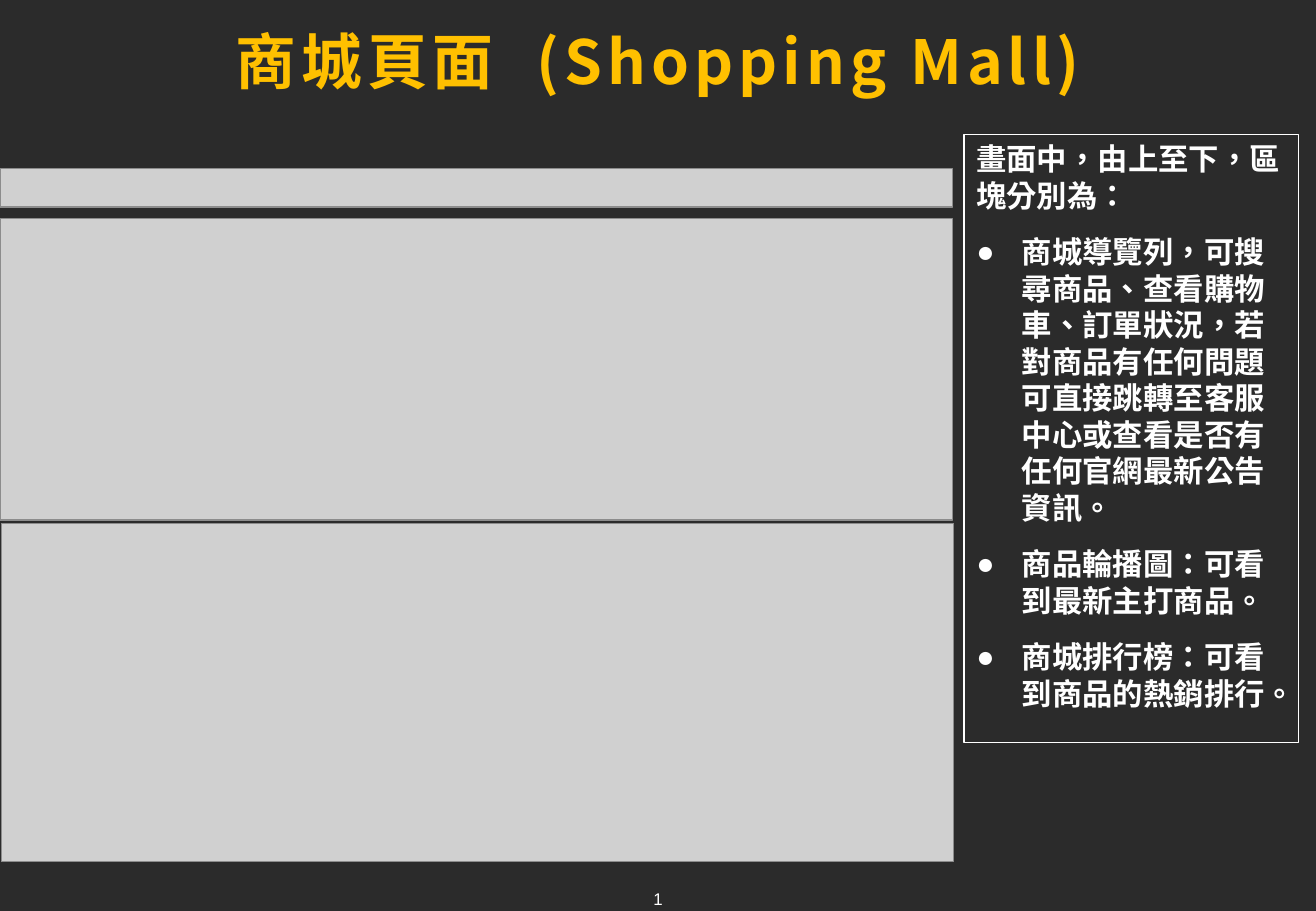
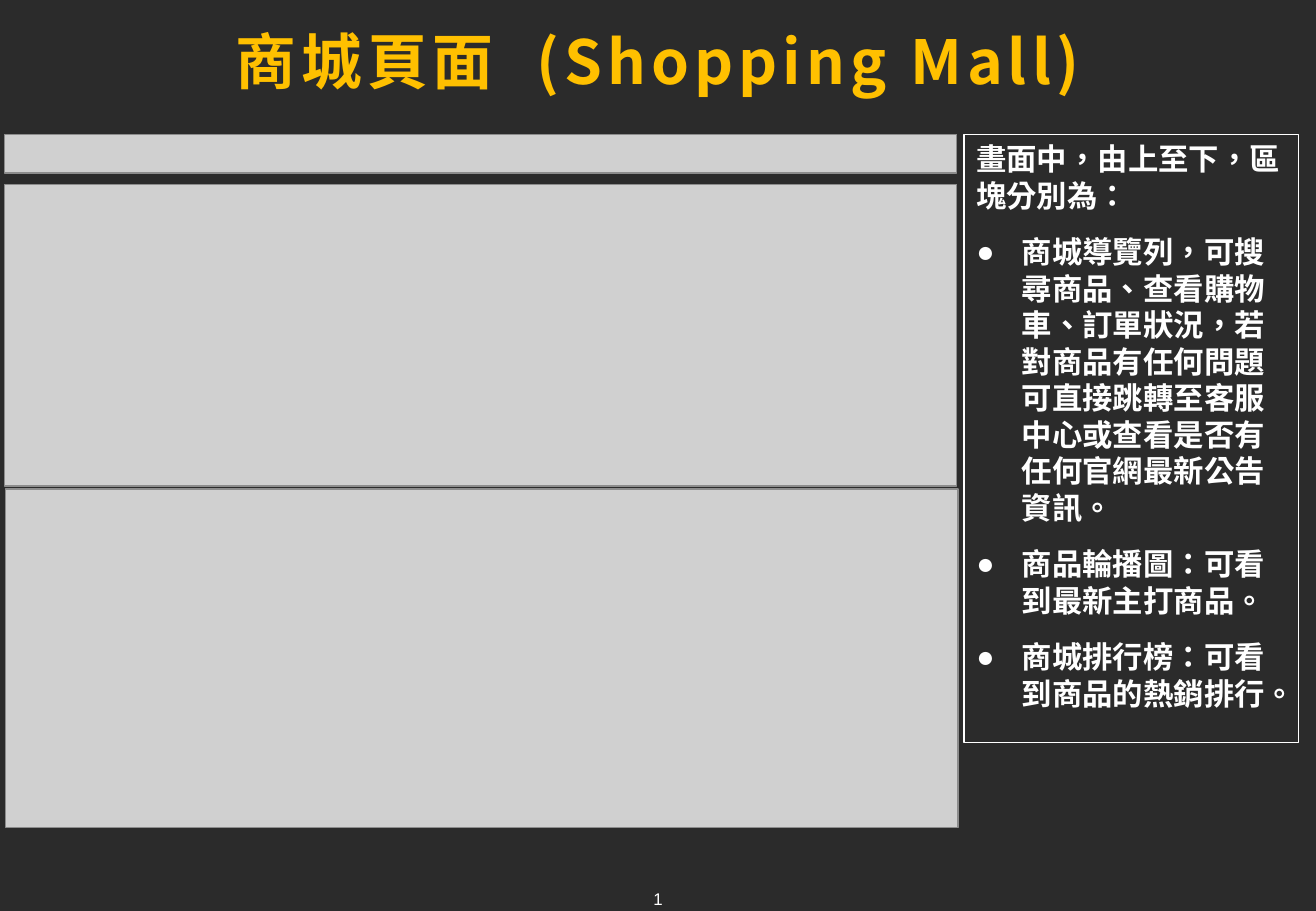
Before and after one commit to tim93009/FinalProject_GameForum, a slide deck: slide 1 of docs/ppt/chang.pptx. Drawn at 1316x911 pixels with LibreOffice and Linux fonts; fonts in the diff are those of the drawing; grey boxes stand for pictures; background and template pictures are left out; a plain dark background stands for a picture behind light text. Boxes give left, top, right and bottom in pixels: in the first picture for what was removed or moved away, otherwise in the second. Text is boxed around its words. In the diff, an @@ line names an element or a change of style, - is before the commit and + after.

```diff
--- a/docs/ppt/chang.pptx
+++ b/docs/ppt/chang.pptx
@@ 3 pictures: place and size @@
-3 pictures at <box>0,169,954,863</box>
+3 pictures at <box>5,135,959,829</box>
```
Also in this commit, not shown: 5 other slides changed.
